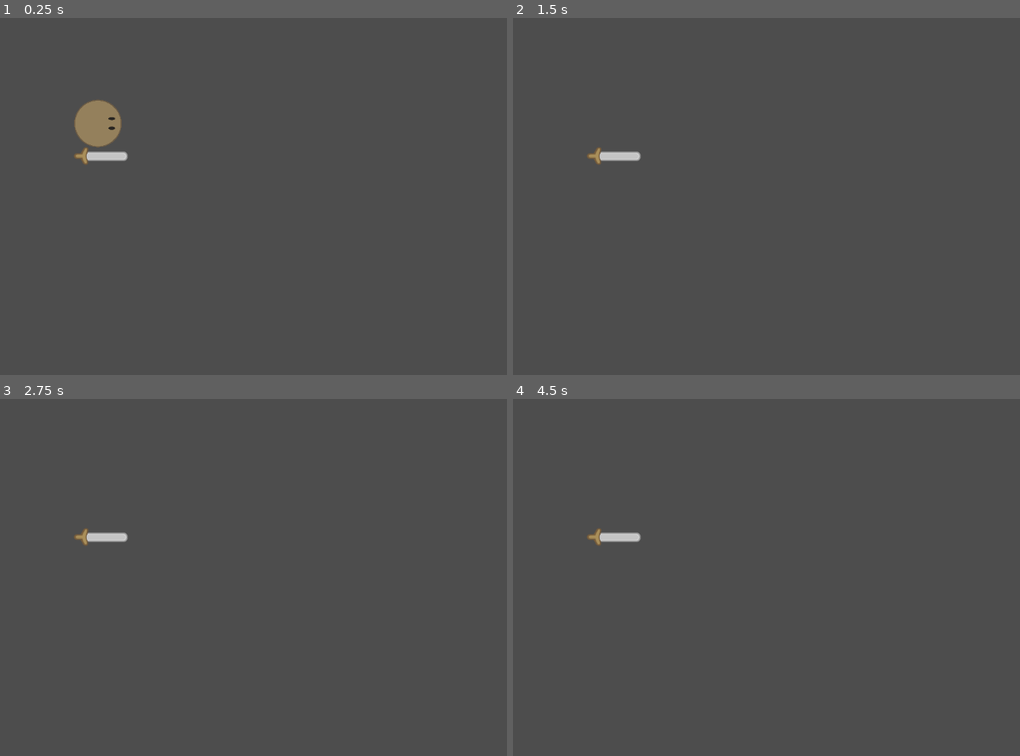
Above: before the commit, frames 1-4 (two rows, left to right).
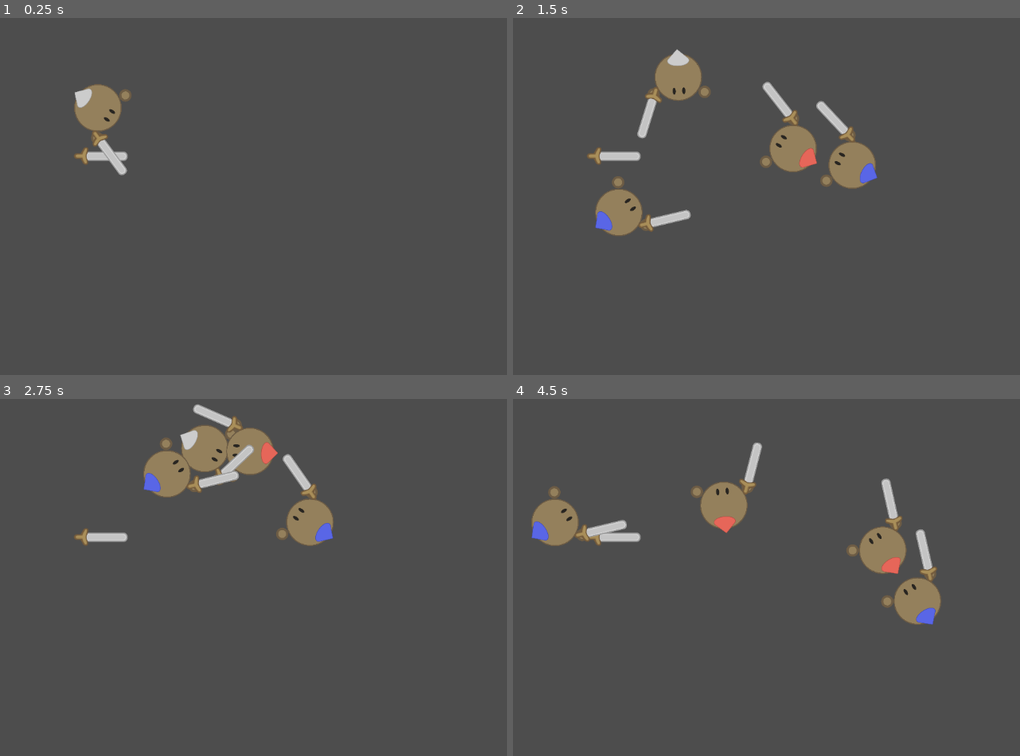
Above: after the commit, the same moments.

Repository: westonkelliher/GodotDemos
Game: Godot game, scene res://stage.tscn
Two runs of this game, one before a commit and one after it. Both use one fixed random seed, a clock stepped at 60 frames per second and the inputs below.
Inputs (mouse positions are in pixels of both pictures, inside the frame that each line leads up to):
- Up to frame 1 (0.25 s): no input
- Up to frame 2 (1.5 s): move the mouse to (883, 178) at 0.52 s; hold D (move_right, bound only after the commit) 0.53-1.28 s; tap 1 (spawn_1, bound only after the commit) at 0.6 s; tap Space (ui_select) at 0.77 s; tap 2 (spawn_2, bound only after the commit) at 0.8, 1.35 s; move the mouse to (619, 214) at 1.27 s; hold Down (ui_down) from 1.28 s (still down)
- Up to frame 3 (2.75 s): tap Space (ui_select) at 1.52 s; click (106, 595) at 1.55 s; move the mouse to (294, 498) at 2.02 s; release Down (ui_down) at 2.03 s; hold D (move_right, bound only after the commit) from 2.03 s (still down); click (294, 498) at 2.1 s; right-click (294, 498) at 2.3 s
- Up to frame 4 (4.5 s): move the mouse to (710, 648) at 2.77 s; release D (move_right, bound only after the commit) at 2.78 s; hold W (move_up, bound only after the commit) 2.78-3.53 s; right-click (710, 648) at 2.85 s; tap Space (ui_select) at 3.02, 3.77 s; tap 1 (spawn_1, bound only after the commit) at 3.05, 3.6 s; move the mouse to (933, 631) at 3.52 s; hold A (move_left, bound only after the commit) from 3.53 s (still down); tap 2 (spawn_2, bound only after the commit) at 3.8, 4.35 s; move the mouse to (553, 523) at 4.27 s

The runs differ from the first frame. In frame 1, 1.1% of the frame differs, in the area x 14-26%, y 18-45%; in frame 2, 5.3%, in the area x 16-72%, y 8-62%; in frame 3, 5.0%; in frame 4, 5.3%.

Commit message:
CombatUnits: can control a unit, spawn units, punch swing sword

Diff:
--- a/CombatUnits/HitBox.gd
+++ b/CombatUnits/HitBox.gd
@@ -1,8 +1,10 @@
 class_name HitBox
 extends Area2D
 
+
 @export var damage := 10
-@export var impact := 100.0
+@export var impact := 40000.0
+@export var wielder: Guy = null
 #var impulse
 
 func _init() -> void:
--- a/CombatUnits/HurtBox.gd
+++ b/CombatUnits/HurtBox.gd
@@ -1,6 +1,7 @@
 class_name HurtBox
 extends Area2D
 
+@export var corpus: Guy = null
 
 func _init() -> void:
 	collision_layer = 0
@@ -8,11 +9,28 @@
 
 func _ready() -> void:
 	area_entered.connect(_on_area_entered)
+	if owner.has_method("get_corpus"):
+		corpus = owner.get_corpus()
+		print("ds "+str(corpus))
+	else:
+		print("owner: "+str(owner))
 
 func _on_area_entered(hitbox: HitBox) -> void:
-	print("hey")
 	if hitbox == null:
+		print("null hitbox")
 		return
+	if hitbox.wielder != null:
+		print(hitbox.wielder)
+		if hitbox.wielder == corpus:
+			print("self hit")
+			#don't hit yourself
+			return
+		if corpus != null and hitbox.wielder.team == corpus.team:
+			print("friendly fire")
+			# no friendly fire
+			return
+	else:
+		print("no wielder hit")
 	if owner.has_method("get_hit"):
 		var attack := Attack.new()
 		attack.hitbox = hitbox
--- a/CombatUnits/guy.gd
+++ b/CombatUnits/guy.gd
@@ -1,12 +1,140 @@
+class_name Guy
 extends RigidBody2D
 
+#
+enum Team {GRAY, RED, BLUE}
+static var TeamColors := {
+	Team.GRAY: Color(.8, .8, .8),
+	Team.RED: Color(.9, .4, .35),
+	Team.BLUE: Color(.35, .4, .9),
+}
+
+#
+@export var is_controlled := false
+@export var team := Team.RED :
+	set(value):
+		team = value
+		if $Clothing != null:
+			$Clothing.modulate = TeamColors[team]
+	get:
+		return team
+
+#
+const MAX_SPEED := 220.0
+const ACC := 600.0
+const ANGULAR_SPEED := 5.0
+# damping
+const RESTING_DAMP := 5.0 # applied while getting to max speed
+const RUN_DAMP := 1.0 # applied while getting to max speed
+const SPRINT_DAMP := 5.0 # applied when at max speed
+const HIT_DAMP := 5.0 # applied on a timer after hit
+
+
+var target_rotation := 0.0
+var target: Node2D = null :
+	set(value):
+		target = value
+		has_target = true
+	get:
+		return target
+var target_position := Vector2.ZERO
+var has_target := false
+
+
+func _ready() -> void:
+	$Hand.held_item = preload("res://sword.tscn").instantiate()
+	$Hand.held_item.set_wielder(self)
+	team = team
+	linear_damp = RESTING_DAMP
 
 
 func _physics_process(delta: float) -> void:
-	if Input.is_action_just_pressed("ui_down"):
-		$Sword.swing()
+	if is_controlled:
+		handle_input()
+	else:
+		handle_intention()
+	# damping
+	if in_hitstun():
+		linear_damp += HIT_DAMP
+	#
+	if is_controlled:
+		var mouse_pos := get_viewport().get_mouse_position()
+		target_rotation = (mouse_pos - global_position).angle()
+	rotate_towards(target_rotation, ANGULAR_SPEED*delta)
+
+
+func handle_input() -> void:
+	if Input.is_action_just_pressed("swing_right"):
+		#$Hand.position += Vector2(10.0, -10.0)
+		if $Hand.can_swing():
+			$Hand.swing()
+	if Input.is_action_just_pressed("swing_left"):
+		#$Hand.position += Vector2(10.0, -10.0)
+		if $LeftHand.can_swing():
+			$LeftHand.swing()
+	# movement
+	var move_vec := Vector2.ZERO
+	if Input.is_action_pressed("move_left"):
+		move_vec.x -= 1.0
+	if Input.is_action_pressed("move_right"):
+		move_vec.x += 1.0
+	if Input.is_action_pressed("move_up"):
+		move_vec.y -= 1.0
+	if Input.is_action_pressed("move_down"):
+		move_vec.y += 1.0
+	if move_vec.length() > 0:
+		var toward := move_vec.normalized()
+		if linear_velocity.dot(toward) < MAX_SPEED:
+			# TODO: counteract damping force
+			self.apply_force(move_vec.normalized()*ACC*mass)
+	if move_vec.length() == 0:
+		linear_damp = RESTING_DAMP
+	else:
+		if linear_velocity.length() > MAX_SPEED:
+			linear_damp = SPRINT_DAMP
+		else:
+			linear_damp = RUN_DAMP
+
+
+func handle_intention() -> void:
+	linear_damp = RESTING_DAMP
+	if not has_target:
+		return
+	target_position = target.position
+	var toward := (target_position - global_position).normalized()
+	target_rotation = toward.angle()
+	self.apply_force(toward*ACC*mass)
+	#
+	if linear_velocity.length() > MAX_SPEED:
+		linear_damp = SPRINT_DAMP
+	else:
+		linear_damp = RUN_DAMP
+	#
+
+func rotate_towards(target_angle: float, amount: float) -> void:
+	var angle_to := target_angle - rotation
+	if angle_to > PI:
+		angle_to -= 2*PI
+	if angle_to < -PI:
+		angle_to += 2*PI
+	if angle_to == 0:
+		return
+	var lerp_amount: float = min(1.0, amount/abs(angle_to))
+	rotation = lerp_angle(rotation, target_angle, lerp_amount)
 
 
 func get_hit(attack: Attack) -> void:
 	$Animation.play("hit")
 	self.apply_impulse(attack.get_impulse())
+	$HitStunTimer.start()
+
+
+func in_hitstun() -> bool:
+	return $HitStunTimer.time_left > 0
+
+
+func _on_hit_stun_timer_timeout() -> void:
+	print("stun over")
+
+func get_corpus() -> Guy:
+	return self
--- a/CombatUnits/guy.tscn
+++ b/CombatUnits/guy.tscn
@@ -1,10 +1,31 @@
-[gd_scene load_steps=8 format=3 uid="uid://c3llbbs11olsu"]
+[gd_scene load_steps=12 format=3 uid="uid://c3llbbs11olsu"]
 
 [ext_resource type="Texture2D" uid="uid://jybaqel04xyd" path="res://guy.png" id="1_kymau"]
+[ext_resource type="Script" path="res://guy.gd" id="1_mgahl"]
 [ext_resource type="Script" path="res://HurtBox.gd" id="2_lehs3"]
+[ext_resource type="PackedScene" uid="uid://dhnjwp6phamtf" path="res://hand.tscn" id="4_i82hd"]
+[ext_resource type="Texture2D" uid="uid://dulljsgrh3tdu" path="res://hat.png" id="5_fbcmo"]
+
+[sub_resource type="PhysicsMaterial" id="PhysicsMaterial_jmby7"]
+bounce = 0.2
 
 [sub_resource type="CircleShape2D" id="CircleShape2D_4vupe"]
 radius = 41.1096
+
+[sub_resource type="Animation" id="Animation_w156w"]
+length = 0.001
+tracks/0/type = "value"
+tracks/0/imported = false
+tracks/0/enabled = true
+tracks/0/path = NodePath("Sprite:scale")
+tracks/0/interp = 1
+tracks/0/loop_wrap = true
+tracks/0/keys = {
+"times": PackedFloat32Array(0),
+"transitions": PackedFloat32Array(1),
+"update": 0,
+"values": [Vector2(0.2, 0.2)]
+}
 
 [sub_resource type="Animation" id="Animation_bw75y"]
 resource_name = "hit"
@@ -23,32 +44,22 @@
 "values": [Vector2(0.24, 0.16), Vector2(0.17, 0.23), Vector2(0.22, 0.18), Vector2(0.21, 0.19), Vector2(0.2, 0.2)]
 }
 
-[sub_resource type="Animation" id="Animation_w156w"]
-length = 0.001
-tracks/0/type = "value"
-tracks/0/imported = false
-tracks/0/enabled = true
-tracks/0/path = NodePath("Sprite:scale")
-tracks/0/interp = 1
-tracks/0/loop_wrap = true
-tracks/0/keys = {
-"times": PackedFloat32Array(0),
-"transitions": PackedFloat32Array(1),
-"update": 0,
-"values": [Vector2(0.2, 0.2)]
-}
-
 [sub_resource type="AnimationLibrary" id="AnimationLibrary_m2kfr"]
 _data = {
 "RESET": SubResource("Animation_w156w"),
 "hit": SubResource("Animation_bw75y")
 }
 
-[sub_resource type="CircleShape2D" id="CircleShape2D_editk"]
-radius = 45.0
+[sub_resource type="CircleShape2D" id="CircleShape2D_mocjj"]
+radius = 44.0454
 
 [node name="Guy" type="RigidBody2D"]
-script = ExtResource("2_lehs3")
+mass = 50.0
+physics_material_override = SubResource("PhysicsMaterial_jmby7")
+gravity_scale = 0.0
+linear_damp = 1.0
+script = ExtResource("1_mgahl")
+team = 0
 
 [node name="Sprite" type="Sprite2D" parent="."]
 scale = Vector2(0.2, 0.2)
@@ -64,8 +75,26 @@
 }
 
 [node name="HurtBox" type="Area2D" parent="."]
+visible = false
 script = ExtResource("2_lehs3")
 
 [node name="CollisionShape2D" type="CollisionShape2D" parent="HurtBox"]
-shape = SubResource("CircleShape2D_editk")
-debug_color = Color(0.278431, 0.631373, 0, 0.419608)
+shape = SubResource("CircleShape2D_mocjj")
+debug_color = Color(0.294118, 0.627451, 0, 0.419608)
+
+[node name="Hand" parent="." instance=ExtResource("4_i82hd")]
+position = Vector2(29, 46)
+
+[node name="LeftHand" parent="." instance=ExtResource("4_i82hd")]
+position = Vector2(29, -46)
+scale = Vector2(1, -1)
+
+[node name="HitStunTimer" type="Timer" parent="."]
+wait_time = 0.75
+one_shot = true
+
+[node name="Clothing" type="Sprite2D" parent="."]
+scale = Vector2(0.2, 0.2)
+texture = ExtResource("5_fbcmo")
+
+[connection signal="timeout" from="HitStunTimer" to="." method="_on_hit_stun_timer_timeout"]
--- /dev/null
+++ b/CombatUnits/hand.gd
@@ -0,0 +1,34 @@
+extends Node2D
+
+
+@export var held_item: Node2D:
+	set(value):
+		held_item = value
+		$Pivot/Held.add_child(held_item)
+		if held_item == null:
+			$Pivot/HitBox.monitorable = true
+			$Animation.speed_scale = 1.0
+		else:
+			$Pivot/HitBox.monitorable = false
+			$Animation.speed_scale = 0.8
+	get:
+		return held_item
+
+
+func _ready() -> void:
+	$Pivot/HitBox.wielder = owner
+
+func swing() -> void:
+	$Animation.seek(0)
+	$Animation.play("swing")
+	if held_item != null:
+		held_item.swing()
+
+func can_swing() -> bool:
+	if held_item != null:
+		if not held_item.can_swing():
+			return false
+	return not $Animation.is_playing()
+
+func get_corpus() -> Guy:
+	return owner
--- /dev/null
+++ b/CombatUnits/hand.tscn
@@ -0,0 +1,101 @@
+[gd_scene load_steps=8 format=3 uid="uid://dhnjwp6phamtf"]
+
+[ext_resource type="Script" path="res://hand.gd" id="1_54vue"]
+[ext_resource type="Texture2D" uid="uid://rclhgeeerj2y" path="res://hand.png" id="1_dolmu"]
+[ext_resource type="Script" path="res://HitBox.gd" id="3_xsn05"]
+
+[sub_resource type="CapsuleShape2D" id="CapsuleShape2D_cg185"]
+radius = 14.2583
+height = 40.0
+
+[sub_resource type="Animation" id="Animation_3sr5s"]
+resource_name = "swing"
+length = 0.500005
+step = 0.05
+tracks/0/type = "value"
+tracks/0/imported = false
+tracks/0/enabled = true
+tracks/0/path = NodePath("Pivot:position")
+tracks/0/interp = 1
+tracks/0/loop_wrap = true
+tracks/0/keys = {
+"times": PackedFloat32Array(0, 0.025, 0.0250306, 0.05, 0.075, 0.1, 0.25, 0.5),
+"transitions": PackedFloat32Array(1, 1, 1, 1, 1, 1, 1, 1),
+"update": 0,
+"values": [Vector2(0, 0), Vector2(18, -4), Vector2(18.013, -5), Vector2(29, -15), Vector2(38.286, -25), Vector2(52.286, -40), Vector2(30.2857, -15.2857), Vector2(0, 0)]
+}
+tracks/1/type = "value"
+tracks/1/imported = false
+tracks/1/enabled = true
+tracks/1/path = NodePath("Pivot/HitBox/CollisionShape2D:disabled")
+tracks/1/interp = 1
+tracks/1/loop_wrap = true
+tracks/1/keys = {
+"times": PackedFloat32Array(0, 0.025, 0.1125),
+"transitions": PackedFloat32Array(1, 1, 1),
+"update": 1,
+"values": [true, false, true]
+}
+
+[sub_resource type="Animation" id="Animation_ofa2f"]
+length = 0.001
+tracks/0/type = "value"
+tracks/0/imported = false
+tracks/0/enabled = true
+tracks/0/path = NodePath("Pivot:position")
+tracks/0/interp = 1
+tracks/0/loop_wrap = true
+tracks/0/keys = {
+"times": PackedFloat32Array(0),
+"transitions": PackedFloat32Array(1),
+"update": 0,
+"values": [Vector2(0, 0)]
+}
+tracks/1/type = "value"
+tracks/1/imported = false
+tracks/1/enabled = true
+tracks/1/path = NodePath("Pivot/HitBox/CollisionShape2D:disabled")
+tracks/1/interp = 1
+tracks/1/loop_wrap = true
+tracks/1/keys = {
+"times": PackedFloat32Array(0),
+"transitions": PackedFloat32Array(1),
+"update": 1,
+"values": [true]
+}
+
+[sub_resource type="AnimationLibrary" id="AnimationLibrary_ibofv"]
+_data = {
+"RESET": SubResource("Animation_ofa2f"),
+"swing": SubResource("Animation_3sr5s")
+}
+
+[node name="Hand" type="Node2D"]
+script = ExtResource("1_54vue")
+
+[node name="Pivot" type="Node2D" parent="."]
+rotation = 0.349066
+
+[node name="Sprite" type="Sprite2D" parent="Pivot"]
+scale = Vector2(0.4, 0.4)
+texture = ExtResource("1_dolmu")
+
+[node name="Held" type="Node2D" parent="Pivot"]
+
+[node name="HitBox" type="Area2D" parent="Pivot"]
+position = Vector2(-5.21322, -5.55179)
+rotation = -0.349066
+scale = Vector2(1, 1)
+script = ExtResource("3_xsn05")
+impact = 90000.0
+
+[node name="CollisionShape2D" type="CollisionShape2D" parent="Pivot/HitBox"]
+rotation = -0.523599
+shape = SubResource("CapsuleShape2D_cg185")
+disabled = true
+debug_color = Color(1, 0.00784314, 0.0431373, 0.419608)
+
+[node name="Animation" type="AnimationPlayer" parent="."]
+libraries = {
+"": SubResource("AnimationLibrary_ibofv")
+}
--- a/CombatUnits/project.godot
+++ b/CombatUnits/project.godot
@@ -18,3 +18,56 @@
 [debug]
 
 gdscript/warnings/untyped_declaration=2
+
+[input]
+
+move_up={
+"deadzone": 0.5,
+"events": [Object(InputEventKey,"resource_local_to_scene":false,"resource_name":"","device":-1,"window_id":0,"alt_pressed":false,"shift_pressed":false,"ctrl_pressed":false,"meta_pressed":false,"pressed":false,"keycode":0,"physical_keycode":87,"key_label":0,"unicode":119,"echo":false,"script":null)
+]
+}
+move_down={
+"deadzone": 0.5,
+"events": [Object(InputEventKey,"resource_local_to_scene":false,"resource_name":"","device":-1,"window_id":0,"alt_pressed":false,"shift_pressed":false,"ctrl_pressed":false,"meta_pressed":false,"pressed":false,"keycode":0,"physical_keycode":83,"key_label":0,"unicode":115,"echo":false,"script":null)
+]
+}
+move_left={
+"deadzone": 0.5,
+"events": [Object(InputEventKey,"resource_local_to_scene":false,"resource_name":"","device":-1,"window_id":0,"alt_pressed":false,"shift_pressed":false,"ctrl_pressed":false,"meta_pressed":false,"pressed":false,"keycode":0,"physical_keycode":65,"key_label":0,"unicode":97,"echo":false,"script":null)
+]
+}
+move_right={
+"deadzone": 0.5,
+"events": [Object(InputEventKey,"resource_local_to_scene":false,"resource_name":"","device":-1,"window_id":0,"alt_pressed":false,"shift_pressed":false,"ctrl_pressed":false,"meta_pressed":false,"pressed":false,"keycode":0,"physical_keycode":68,"key_label":0,"unicode":100,"echo":false,"script":null)
+]
+}
+swing_left={
+"deadzone": 0.5,
+"events": [Object(InputEventMouseButton,"resource_local_to_scene":false,"resource_name":"","device":-1,"window_id":0,"alt_pressed":false,"shift_pressed":false,"ctrl_pressed":false,"meta_pressed":false,"button_mask":0,"position":Vector2(0, 0),"global_position":Vector2(0, 0),"factor":1.0,"button_index":1,"canceled":false,"pressed":false,"double_click":false,"script":null)
+]
+}
+swing_right={
+"deadzone": 0.5,
+"events": [Object(InputEventMouseButton,"resource_local_to_scene":false,"resource_name":"","device":-1,"window_id":0,"alt_pressed":false,"shift_pressed":false,"ctrl_pressed":false,"meta_pressed":false,"button_mask":0,"position":Vector2(0, 0),"global_position":Vector2(0, 0),"factor":1.0,"button_index":2,"canceled":false,"pressed":false,"double_click":false,"script":null)
+]
+}
+spawn_1={
+"deadzone": 0.5,
+"events": [Object(InputEventKey,"resource_local_to_scene":false,"resource_name":"","device":-1,"window_id":0,"alt_pressed":false,"shift_pressed":false,"ctrl_pressed":false,"meta_pressed":false,"pressed":false,"keycode":0,"physical_keycode":49,"key_label":0,"unicode":49,"echo":false,"script":null)
+]
+}
+spawn_2={
+"deadzone": 0.5,
+"events": [Object(InputEventKey,"resource_local_to_scene":false,"resource_name":"","device":-1,"window_id":0,"alt_pressed":false,"shift_pressed":false,"ctrl_pressed":false,"meta_pressed":false,"pressed":false,"keycode":0,"physical_keycode":50,"key_label":0,"unicode":50,"echo":false,"script":null)
+]
+}
+spawn_3={
+"deadzone": 0.5,
+"events": [Object(InputEventKey,"resource_local_to_scene":false,"resource_name":"","device":-1,"window_id":0,"alt_pressed":false,"shift_pressed":false,"ctrl_pressed":false,"meta_pressed":false,"pressed":false,"keycode":0,"physical_keycode":51,"key_label":0,"unicode":51,"echo":false,"script":null)
+]
+}
+spawn_0={
+"deadzone": 0.5,
+"events": [Object(InputEventKey,"resource_local_to_scene":false,"resource_name":"","device":-1,"window_id":0,"alt_pressed":false,"shift_pressed":false,"ctrl_pressed":false,"meta_pressed":false,"pressed":false,"keycode":0,"physical_keycode":48,"key_label":0,"unicode":48,"echo":false,"script":null)
+]
+}
--- a/CombatUnits/stage.gd
+++ b/CombatUnits/stage.gd
@@ -1,6 +1,22 @@
 extends Node2D
 
+
+func _ready() -> void:
+	#$Sword.set_team(Guy.Team.RED)
+	pass
 
 func _physics_process(delta: float) -> void:
 	if Input.is_action_just_pressed("ui_select"):
 		$Sword/Animation.play("slash")
+	var mouse_loc := get_viewport().get_mouse_position()
+	if Input.is_action_just_pressed("spawn_1"):
+		spawn_unit(Guy.Team.RED, mouse_loc)
+	if Input.is_action_just_pressed("spawn_2"):
+		spawn_unit(Guy.Team.BLUE, mouse_loc)
+
+func spawn_unit(team: Guy.Team, loc: Vector2) -> void:
+	var guy := preload("res://guy.tscn").instantiate()
+	guy.position = loc
+	guy.team = team
+	guy.target = $Guy
+	add_child(guy)
--- a/CombatUnits/stage.tscn
+++ b/CombatUnits/stage.tscn
@@ -12,3 +12,4 @@
 
 [node name="Guy" parent="." instance=ExtResource("2_rjuyv")]
 position = Vector2(333, 163)
+is_controlled = true
--- a/CombatUnits/sword.gd
+++ b/CombatUnits/sword.gd
@@ -2,4 +2,12 @@
 
 
 func swing() -> void:
+	$Animation.seek(0)
 	$Animation.play("slash")
+
+func can_swing() -> bool:
+	return not $Animation.is_playing()
+
+
+func set_wielder(guy: Guy) -> void:
+	$Pivot/HitBox.wielder = guy
--- a/CombatUnits/sword.tscn
+++ b/CombatUnits/sword.tscn
@@ -7,6 +7,33 @@
 [sub_resource type="CapsuleShape2D" id="CapsuleShape2D_ha3c4"]
 radius = 37.6644
 height = 230.0
+
+[sub_resource type="Animation" id="Animation_bhvnn"]
+length = 0.001
+tracks/0/type = "value"
+tracks/0/imported = false
+tracks/0/enabled = true
+tracks/0/path = NodePath("Pivot:rotation")
+tracks/0/interp = 1
+tracks/0/loop_wrap = true
+tracks/0/keys = {
+"times": PackedFloat32Array(0),
+"transitions": PackedFloat32Array(1),
+"update": 0,
+"values": [0.0]
+}
+tracks/1/type = "value"
+tracks/1/imported = false
+tracks/1/enabled = true
+tracks/1/path = NodePath("Pivot/HitBox/CollisionShape2D:disabled")
+tracks/1/interp = 1
+tracks/1/loop_wrap = true
+tracks/1/keys = {
+"times": PackedFloat32Array(0),
+"transitions": PackedFloat32Array(1),
+"update": 1,
+"values": [true]
+}
 
 [sub_resource type="Animation" id="Animation_8us50"]
 resource_name = "slash"
@@ -37,33 +64,6 @@
 "values": [true, false, true]
 }
 
-[sub_resource type="Animation" id="Animation_bhvnn"]
-length = 0.001
-tracks/0/type = "value"
-tracks/0/imported = false
-tracks/0/enabled = true
-tracks/0/path = NodePath(".:rotation")
-tracks/0/interp = 1
-tracks/0/loop_wrap = true
-tracks/0/keys = {
-"times": PackedFloat32Array(0),
-"transitions": PackedFloat32Array(1),
-"update": 0,
-"values": [0.0]
-}
-tracks/1/type = "value"
-tracks/1/imported = false
-tracks/1/enabled = true
-tracks/1/path = NodePath("Pivot/HitBox/CollisionShape2D:disabled")
-tracks/1/interp = 1
-tracks/1/loop_wrap = true
-tracks/1/keys = {
-"times": PackedFloat32Array(0),
-"transitions": PackedFloat32Array(1),
-"update": 1,
-"values": [true]
-}
-
 [sub_resource type="AnimationLibrary" id="AnimationLibrary_jrdnr"]
 _data = {
 "RESET": SubResource("Animation_bhvnn"),
@@ -88,6 +88,7 @@
 rotation = 1.5708
 scale = Vector2(0.4, 0.4)
 script = ExtResource("2_36lnr")
+impact = 35000.0
 
 [node name="CollisionShape2D" type="CollisionShape2D" parent="Pivot/HitBox"]
 position = Vector2(-4.36092e-06, -12.5)
Binary file added: CombatUnits/hand.png
Not shown, added: CombatUnits/hand.png.import
Binary file added: CombatUnits/hat.png
Not shown, added: CombatUnits/hat.png.import
